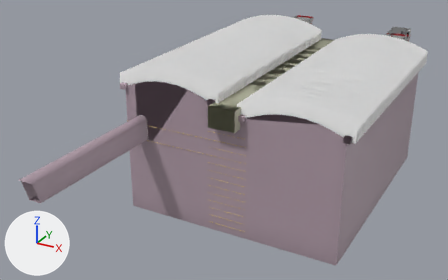
What one commit did to the glTF model Constructs/Center_Atrium/Center_Atrium.glb.
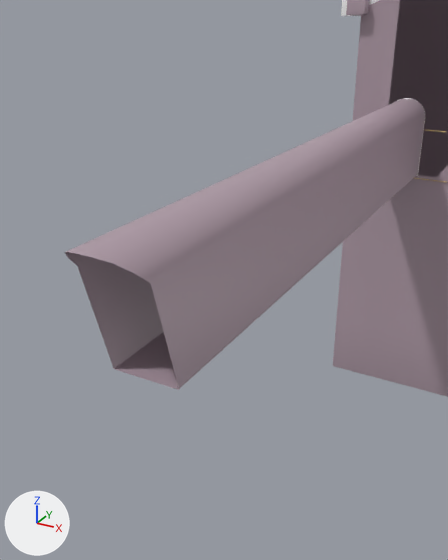
There are two pictures of each version: one whole from a 50 mm lens placed at (92.7, -189.3, 95.2), pointed at (-13.4, 3.7, -1.3), one close up from a 50 mm lens placed at (-17.3, -97.5, 22.7), pointed at (-31.1, -72.3, 10.1). Lighting does not change. The marker at lower left points along +X, +Y and +Z. Objects named as collision shapes, trigger or cutter boxes, shadow casters or lower levels of detail are left out. Where no turn or scale is listed for an object, it has been applied to the vertices. Vertices at the same position are counted once.

In view in the first close-up: 'CenterAtriumWalls_LOD1', 'CenterAtrium_Structures_LOD0'.
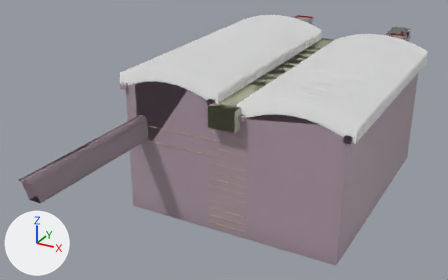
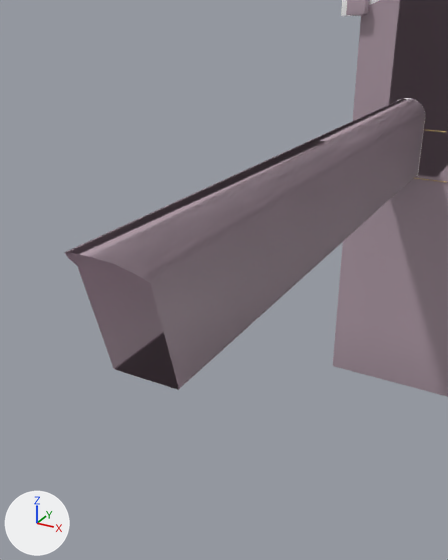
What differs and where, as boxes (x1, y1, x2, y2) in the close-ups (448 x 560 px):
'CenterAtriumWalls_LOD1', reshaped: before (333, 0, 448, 397); after (64, 0, 448, 397)
part 1 of me_cube_019, added: after (64, 99, 425, 390)
'CenterAtrium_Structures_LOD0', unchanged, covered by the edit: before (64, 0, 448, 396); after (333, 0, 448, 396)

What changed in the scene script:
```text
Change me_cube_019:
    used by ob_centeratriumwalls_lod1; location = (0.0, 0.0, 0.0)
    remove me_cube_019.from_pydata(...)  # 1095 vertices, 2039 faces; spans x -41.9..43.3, y -22.8..103.9, z -26.9..28.1
    add me_cube_019.from_pydata(...)  # 1119 vertices, 2071 faces; spans x -41.9..43.3, y -77.9..103.9, z -26.9..28.1
    me_cube_019 part 1
    18 vertices are added at x -37.7..-32.9, y -77.9..-18.9, z 3.5..12.6
    6 new vertices lie (0.3, 54.6, 0.0) away from vertices in x -37.7..-33.3, y -73.5, z 3.5..3.6
    32 new faces join them, mat_center_atrium_walls
```
